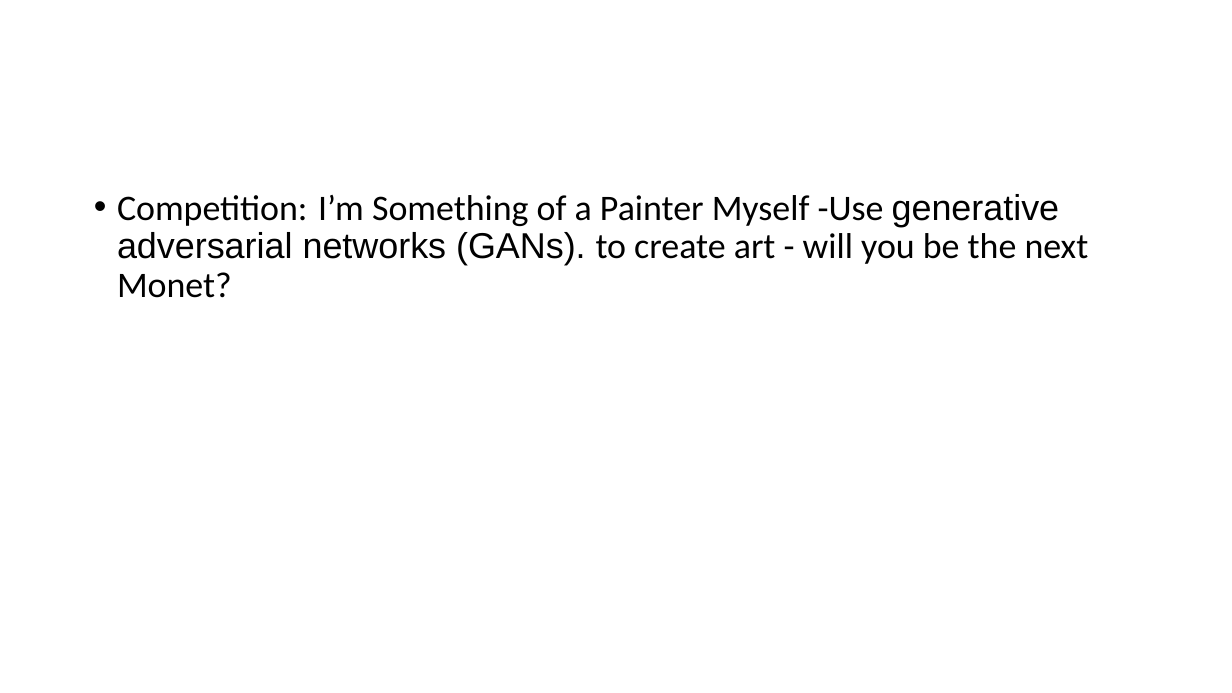
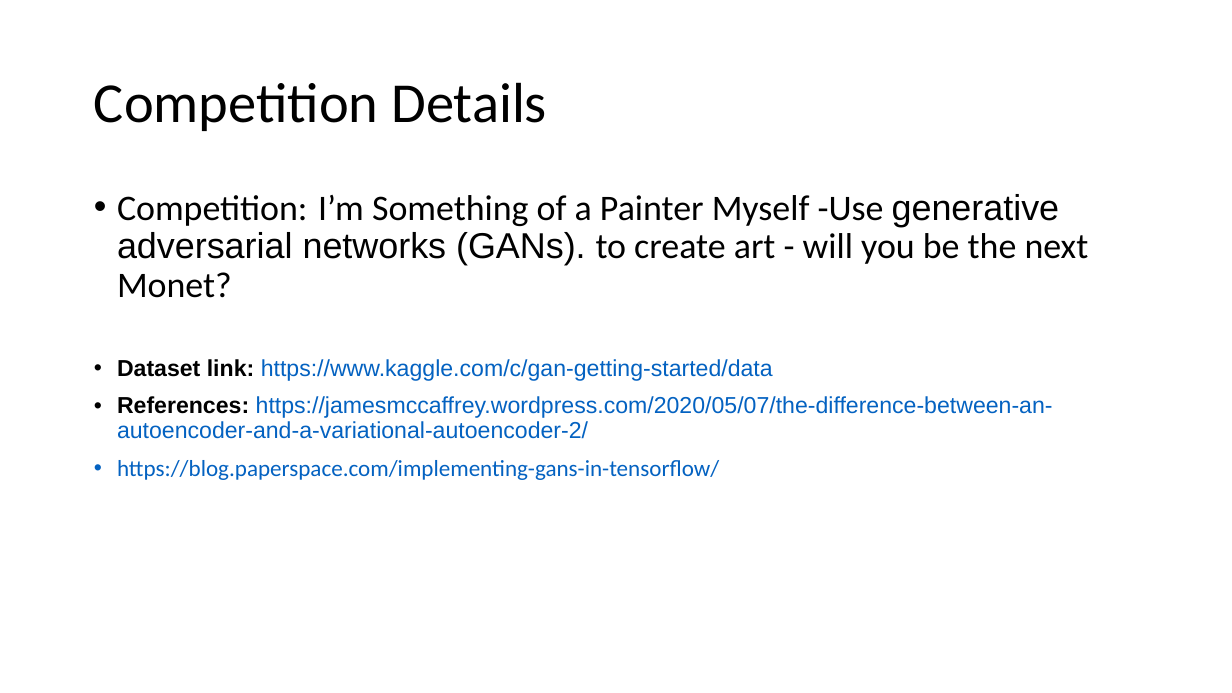
Before and after one commit to leonasting/257--Project-GAN, a slide deck: slide 2 of Documentation/Project Presentation.pptx. Drawn at 1232x693 pixels with LibreOffice and Linux fonts; fonts in the diff are those of the drawing. Boxes give left, top, right and bottom in pixels: in the first picture for what was removed or moved away, otherwise in the second. Text is boxed around its words. In the diff, an @@ line names an element or a change of style, - is before the commit and + after.

```diff
--- a/Documentation/Project Presentation.pptx
+++ b/Documentation/Project Presentation.pptx
@@ title added at bbox=[94, 82, 547, 131], 44 pt, text #000000 @@
+Competition Details
@@ text at bbox=[117, 359, 1053, 480]: paragraphs added @@
+• Dataset link: https://www.kaggle.com/c/gan-getting-started/data
+• References: https://jamesmccaffrey.wordpress.com/2020/05/07/the-difference-between-an-autoencoder-and-a-variational-autoencoder-2/
+• https://blog.paperspace.com/implementing-gans-in-tensorflow/
```
Also in this commit, not shown: 2 slides added.
